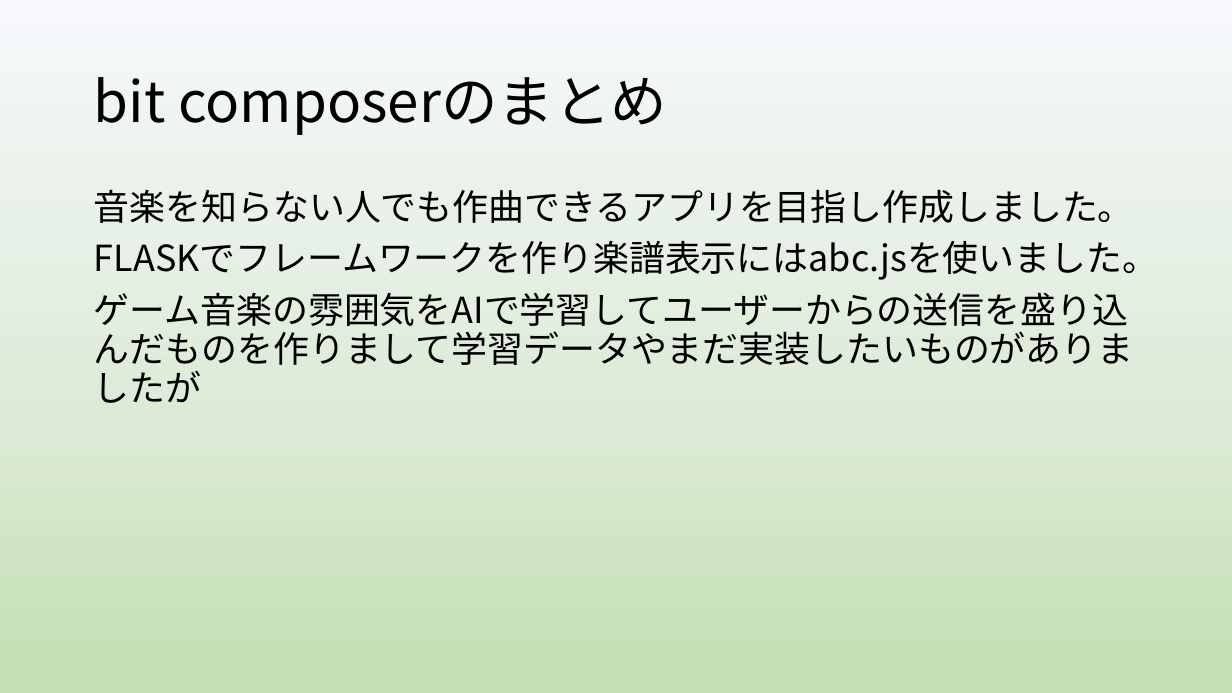
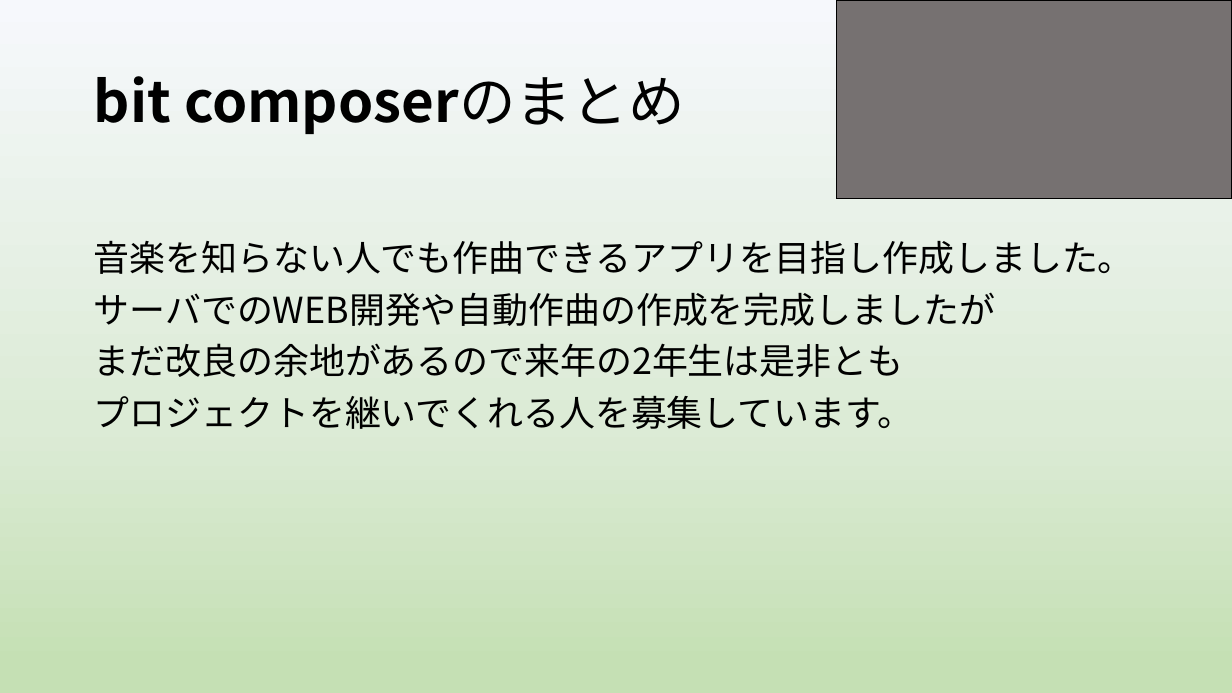
Before and after one commit to yoshitake266/bitComposer_prj, a slide deck: slide 12 of presentation/graduation/bit Composer3 .pptx (slide 11 before the commit). Drawn at 1232x693 pixels with LibreOffice and Linux fonts; fonts in the diff are those of the drawing. Boxes give left, top, right and bottom in pixels: in the first picture for what was removed or moved away, otherwise in the second. Text is boxed around its words. In the diff, an @@ line names an element or a change of style, - is before the commit and + after.

```diff
--- a/presentation/graduation/bit Composer3 .pptx
+++ b/presentation/graduation/bit Composer3 .pptx
@@ rectangle added at (x1=836, y1=0, x2=1232, y2=199), fill #767171, outline #000000 1 pt @@
@@ title "bit composerのまとめ" at (x1=94, y1=76, x2=685, y2=134): bold on in "bit composerのまとめ" @@
@@ text "音楽を知らない人でも作曲できるアプリを目指し作成しました。" moved from (x1=94, y1=189, x2=1158, y2=333) to (x1=94, y1=240, x2=1134, y2=429) @@
@@ text at (x1=94, y1=292, x2=995, y2=429): text changed @@
-FLASKでフレームワークを作り楽譜表示にはabc.jsを使いました。
-ゲーム音楽の雰囲気をAIで学習してユーザーからの送信を盛り込んだものを作りまして学習データやまだ実装したいものがありましたが
+サーバでのWEB開発や自動作曲の作成を完成しましたが
+まだ改良の余地があるので来年の2年生は是非とも
+プロジェクトを継いでくれる人を募集しています。
```
Also in this commit, not shown: 10 other slides changed, 2 slides added, 1 slide removed.
